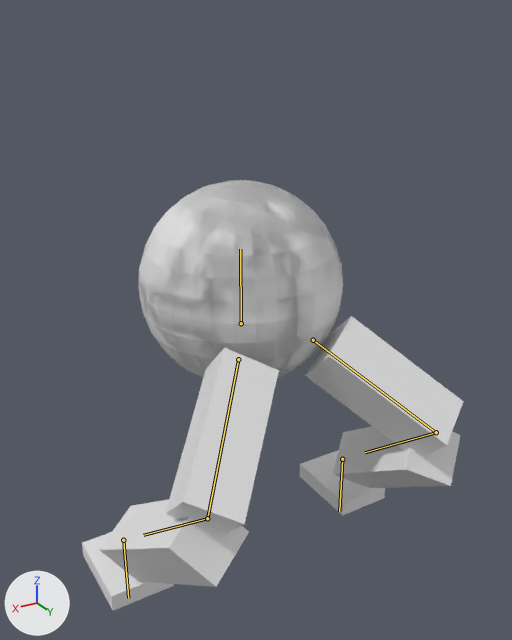
The glTF model glb_imports/MiniBallWalker.glb as it was, and as the next commit left it.
Rendered twice from a 50 mm camera at (15.1, 26.5, 24.8) aimed at (-0.7, 0.2, 11.7). Arrows for +X, +Y and +Z are at lower left; the lights stay in place. The older version comes first. The bones that change are drawn over the model as lines.

Objects in the first picture: 'LeftFoot', 'LeftShin', 'LeftThigh', 'RightFoot', 'RightShin', 'RightThigh', 'Sphere'.
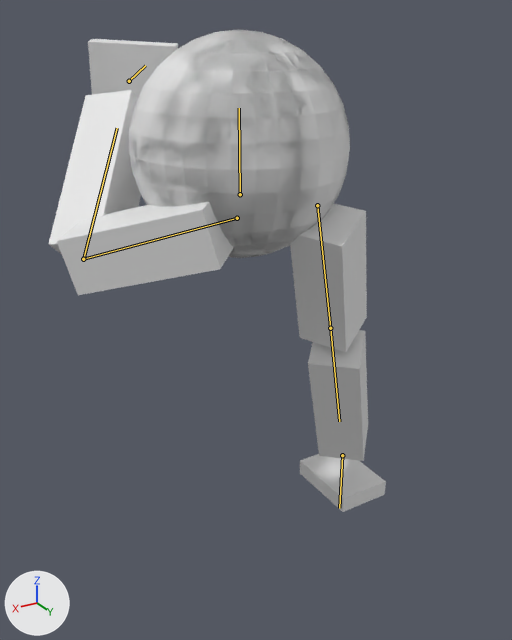
The newer file adds an action. The first version stands in its rest pose; the second is drawn at frame 12 of the action 'salute'.

Location of each change, (x1, y1, x2, y2) in pixels of the pictures (512 x 640 px):
'Sphere', posed (8% wider, 16% taller): before (138, 180, 343, 378); after (129, 29, 350, 258)
'LeftThigh', posed: before (165, 348, 279, 533); after (57, 202, 233, 295)
'RightThigh', posed (51% narrower): before (305, 316, 464, 456); after (290, 204, 367, 352)
'LeftShin', posed: before (99, 499, 249, 587); after (49, 90, 141, 255)
'RightShin', posed: before (333, 427, 460, 488); after (308, 330, 368, 461)
'LeftFoot', posed: before (82, 532, 174, 611); after (88, 39, 178, 98)
'RightFoot', posed: before (300, 450, 385, 516); after (300, 454, 386, 512)
bone 'Bone', root to tip: before (241, 323) to (240, 249); after (240, 194) to (239, 108)
bone 'Bone.001.L', root to tip: before (238, 359) to (207, 518); after (237, 218) to (83, 259)
bone 'Bone.002.L', root to tip: before (207, 518) to (143, 535); after (83, 259) to (117, 128)
bone 'Bone.003.L', root to tip: before (123, 540) to (128, 598); after (129, 81) to (145, 65)
bone 'Bone.001.R', root to tip: before (313, 340) to (436, 432); after (317, 205) to (330, 328)
bone 'Bone.002.R', root to tip: before (436, 432) to (365, 452); after (330, 328) to (339, 421)
bone 'Bone.003.R', root to tip: before (342, 459) to (339, 511); after (342, 455) to (339, 508)

The change in detail:
Bone 'Bone' (bone_bone) moves from (0.0, 0.0, 0.0) to (0.0, 6.1, 0.0).
Bone 'Bone.001.L' (bone_bone_001_l) turns from (0, 0, 0) to (82, -17, -4) degrees about its own x, y and z.
Bone 'Bone.002.L' (bone_bone_002_l) turns from (0, 0, 0) to (24, -17, 11) degrees about its own x, y and z.
Bone 'Bone.003.L' (bone_bone_003_l) moves from (0.0, 0.0, 0.0) to (5.48, -14.2, 5.83).
Bone 'Bone.003.L' (bone_bone_003_l) turns from (0, 0, 0) to (136, 0, 80) degrees about its own x, y and z.
Bone 'Bone.001.R' (bone_bone_001_r) turns from (0, 0, 0) to (45, -15, 26) degrees about its own x, y and z.
Bone 'Bone.002.R' (bone_bone_002_r) turns from (0, 0, 0) to (-66, -34, -46) degrees about its own x, y and z.
Bone 'Bone.003.R' (bone_bone_003_r) moves from (0.0, 0.0, 0.0) to (0.0, 5.87, 0.0).
